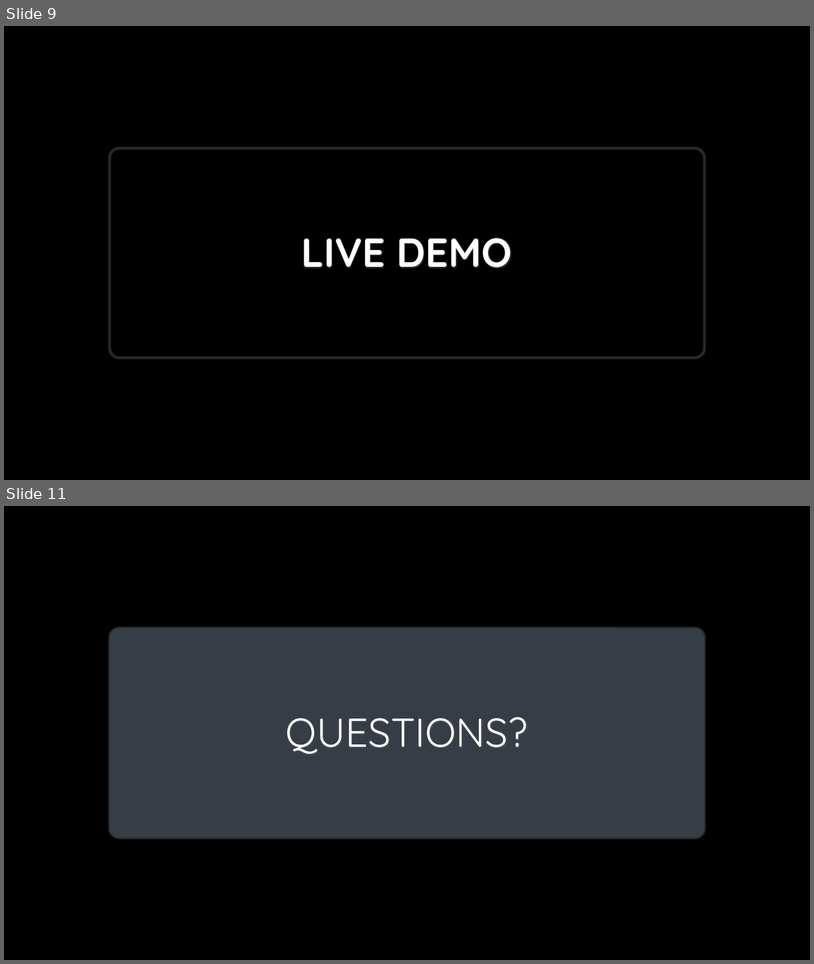
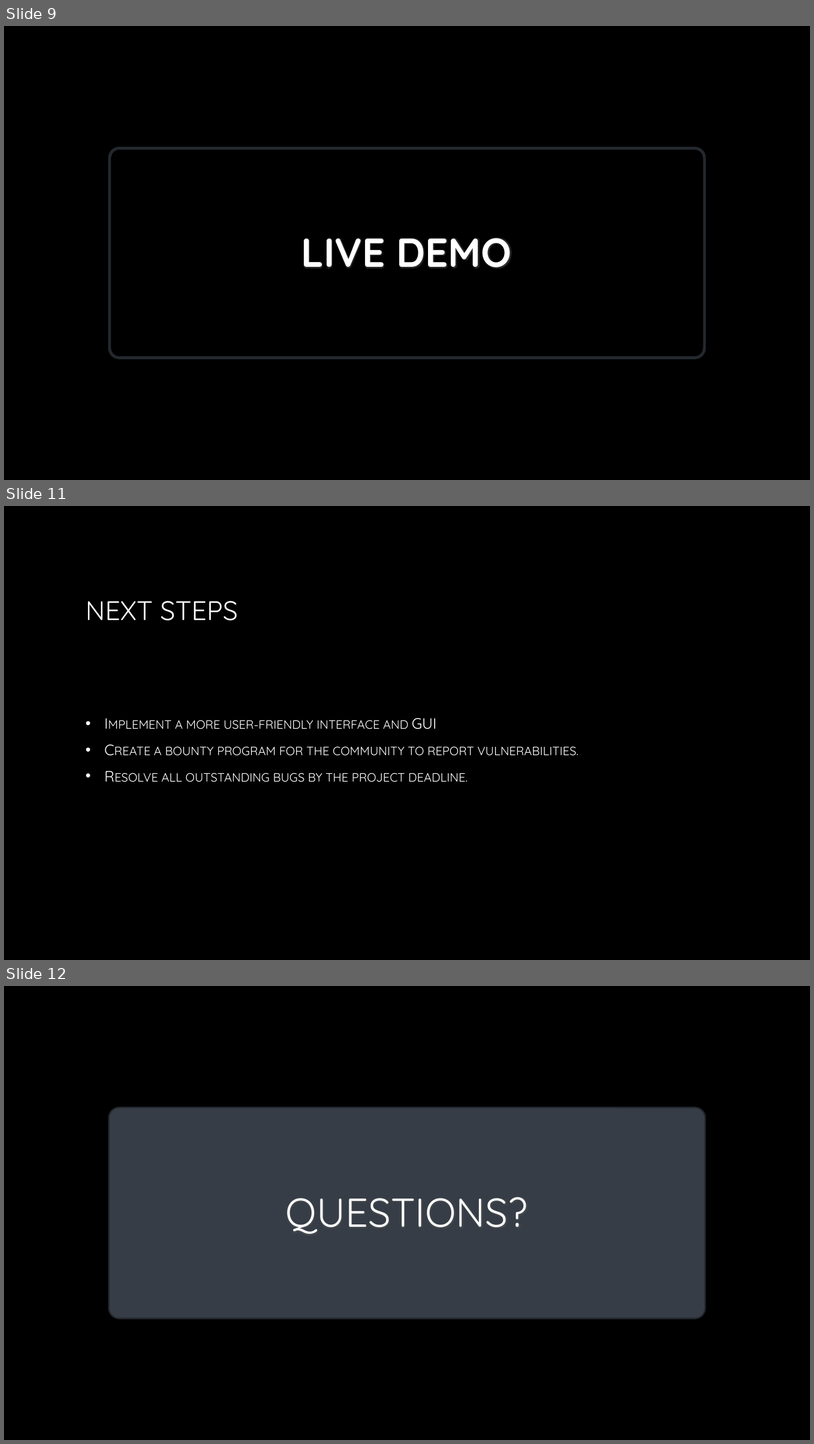
Before and after one commit to ZeherovicErmin/Emerging-Technologies, a slide deck: EmergingTechnologies(updated).pptx. Shown one above the other, each under a label of ours: slides 9 and 11 before the commit, slides 9, 11 and 12 after it; the slides between them are not shown. The pictures are 814x964 and 814x1444 pixels, drawn with LibreOffice and Linux fonts; fonts in the diff are those of the drawing; background and template pictures are left out. Boxes give left, top, right and bottom in pixels: in the first picture for what was removed or moved away, otherwise in the second. Text is boxed around its words. In the diff, an @@ line names an element or a change of style, - is before the commit and + after.

```diff
--- a/EmergingTechnologies(updated).pptx
+++ b/EmergingTechnologies(updated).pptx
@@ slide 11 added at (4, 506, 810, 960), background picture (left out) @@
@@ title added at (86, 601, 238, 621), 32 pt, text gradient #FFFFFF to #A6A6A6 @@
+NEXT STEPS
@@ text added at (154, 718, 579, 782), 18 pt, text gradient #FFFFFF to #BFBFBF, small capitals @@
+• Implement a more user-friendly interface and GUI
+• Create a bounty program for the community to report vulnerabilities.
+• Resolve all outstanding bugs by the project deadline.
@@ what was slide 11 is now slide 12 @@
```
Also in this commit, not shown: 3 slides changed.
